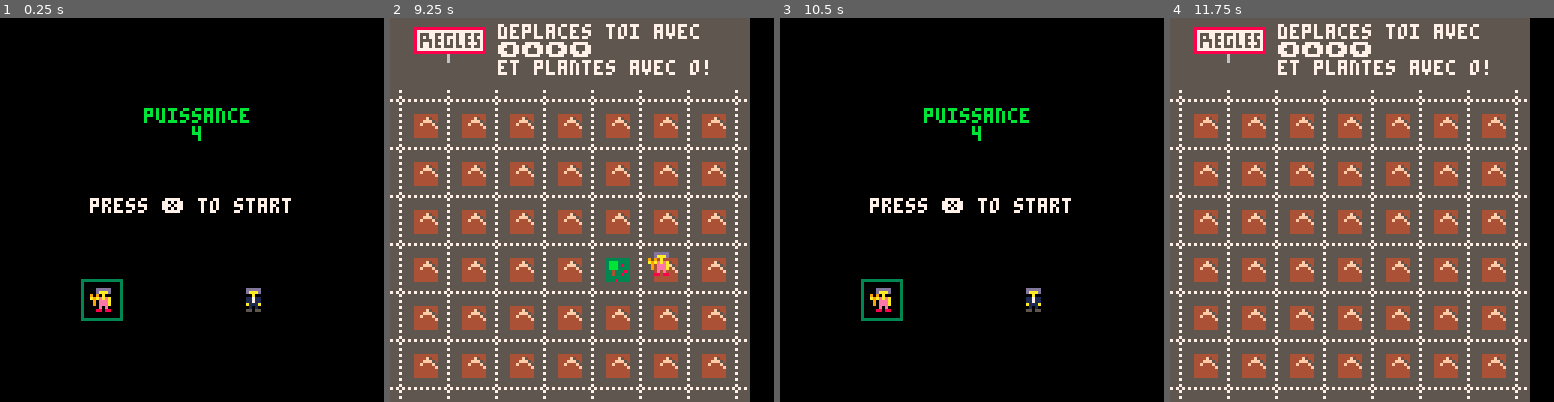
Above: before the commit, frames 1-4 (left to right).
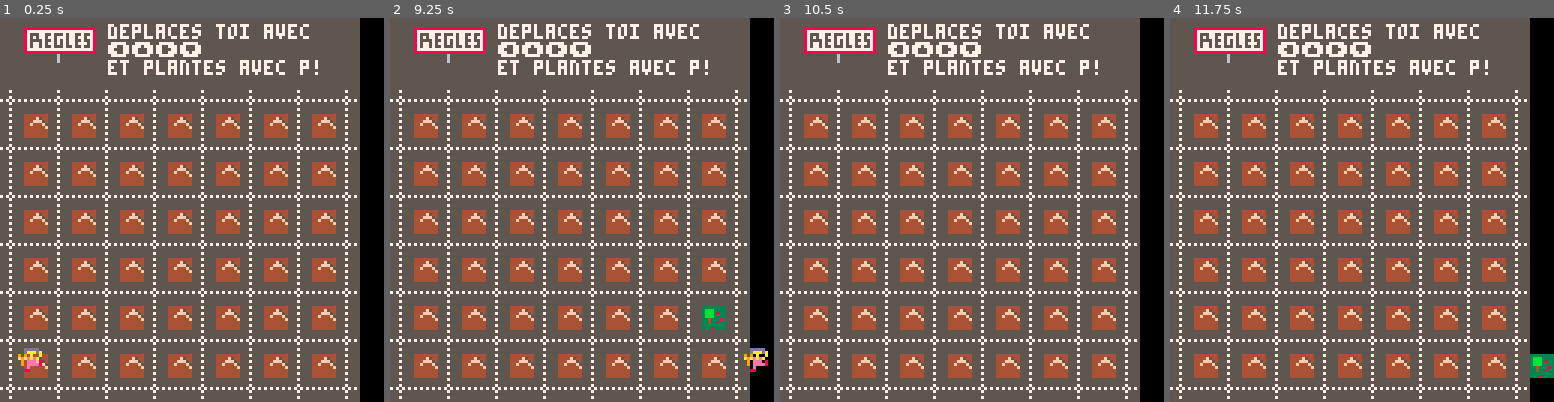
Above: after the commit, the same moments.

Repository: adatechschool/projet-collectif---pico-8-puissance4
Game: PICO-8 cartridge test 3.p8
The game is run twice, just before and just after one commit, with the same random seed, the same clock (stepped at 60 frames per second) and the same inputs.
Inputs:
- Up to frame 1 (0.25 s): no input
- Up to frame 2 (9.25 s): tap X (X key) at 0.33, 1.07, 1.85, 2.97, 4.08, 5.2, 6.32, 7.43, 8.55 s; tap O (Z key) at 0.7, 1.7, 2.1, 2.5, 2.9, 3.3, 3.7, 4.1, 4.5, 4.9, 5.3, 5.7, 6.1, 6.5, 6.9, 7.3, 7.7, 8.1, 8.5, 8.9 s; hold Right 1.6-2.1 s; hold P2 Left 1.6-2.1 s; hold Up 2.15-2.42 s; hold P2 Down 2.15-2.42 s; hold Right 2.47-3.03 s; hold P2 Left 2.47-3.03 s; hold Left 3.08-3.58 s; hold P2 Right 3.08-3.58 s; hold Down 3.63-3.97 s; hold P2 Up 3.63-3.97 s; hold Right 4.02-4.68 s; hold P2 Left 4.02-4.68 s; hold Up 4.73-5.03 s; hold P2 Down 4.73-5.03 s; hold Left 5.08-5.68 s; hold P2 Right 5.08-5.68 s; hold Down 5.73-6.03 s; hold P2 Up 5.73-6.03 s; hold Right 6.08-6.58 s; hold P2 Left 6.08-6.58 s; hold Right 6.63-7.13 s; hold P2 Left 6.63-7.13 s; hold Up 7.18-7.45 s; hold P2 Down 7.18-7.45 s; hold Right 7.5-8.07 s; hold P2 Left 7.5-8.07 s; hold Left 8.12-8.62 s; hold P2 Right 8.12-8.62 s; hold Down 8.67-9 s; hold P2 Up 8.67-9 s; hold Right from 9.05 s (still down); hold P2 Left from 9.05 s (still down)
- Up to frame 3 (10.5 s): tap O (Z key) at 9.3, 9.7, 10.1 s; tap X (X key) at 9.67 s; release Right at 9.72 s; release P2 Left at 9.72 s; hold Up 9.77-10.07 s; hold P2 Down 9.77-10.07 s; hold Left from 10.12 s (still down); hold P2 Right from 10.12 s (still down)
- Up to frame 4 (11.75 s): tap O (Z key) every 0.4 s from 10.5 to 11.7 s; release Left at 10.72 s; release P2 Right at 10.72 s; hold Down 10.77-11.07 s; hold P2 Up 10.77-11.07 s; tap X (X key) at 10.78 s; hold Right 11.12-11.62 s; hold P2 Left 11.12-11.62 s

The runs differ from the first frame. In frame 1, 94% of the frame differs, in the area x 0-94%, y 0-100%; in frame 2, 1.2%; in frame 3, 94%; in frame 4, 0.4%.

Commit message:
implémentation menu et premiere version de planter

Diff:
--- a/test 3.p8
+++ b/test 3.p8
@@ -4,80 +4,34 @@
 --jeu
 
 function _init()
-	 scene="menu"
-	 objects={}
-	 o={x=0,y=0,sprite=85}
-	 p={x=6,y=110,sprite=73}
-	 if scene=="menu" then music(00)
-	 elseif scene=="game" then music (01)
-	 end
+scene="menu"
+draw_menu()
+selection_perso()
+music(03)
+create_player()
+o={x=0,y=0,sprite=85}
 end
 
 function _update()
-    if scene=="menu" then
-        update_menu()
-
-    elseif scene=="game" then
-        update_game()
-
-    end
+	player_movement()
+	animated_movement()
+	create_object()
 end
 
 function _draw()
-    if scene=="menu" then
-        draw_menu()
-    elseif scene=="game" then
-        draw_game()
-    end
-end
-
-function update_game()
-    if btnp(❎) then
-        scene="menu"
-    end
- player_movement()
-	animated_movement()
-	create_garden()
-end
-
-function draw_game()
-		 cls()
-			draw_map()
-			draw_player()
-			draw_garden()
-end
-
------old
-
---function _init()
---scene="menu"
---draw_menu()
---selection_perso()
---music(03)
---end
-
---o={x=0,y=0,sprite=85}
---p={x=6,y=110,sprite=73}
-
---function _update()
---	player_movement()
---	animated_movement()
---	create_object()
---end
-
---function _draw()
---	cls()
---	draw_map()
---	draw_player()
---	draw_object()
---end
+	cls()
+	draw_map()
+	draw_player()
+	draw_object()
+end
+
 
 -->8
 --map
 
 function draw_map()
 map(0,0,0,0,64,64)
-print("deplaces toi avec\n⬅️⬆️➡️⬇️\net plantes avec o!",36,2)
+print("deplaces toi avec\n⬅️⬆️➡️⬇️\net plantes avec p!",36,2)
 end
 
 --function next_tile(x,y)
@@ -114,6 +68,10 @@
 end
 end
 
+--function planter(p.x,p.y)
+--next_tile(x,y)
+--music(0)
+--end
 -->8
 -- messages
 
@@ -137,31 +95,21 @@
 -->8
 --objets
 
-function create_garden()
-if (btn(4,0)) -- c'est la touche "w"
+--constantes
+--t=true
+--f=false
+
+function create_object()
+if (btn(❎))
 then o={x=(p.x+2),y=(p.y+2),sprite=105}
 end
 end
 
-function draw_garden(x,y)
+function draw_object(x,y)
 spr(o.sprite,o.x,o.y)
 end
-
------pour player 2 :
-
---function create_building()
---if (btn(4,1)) -- c'est la touche "w"
---then o={x=(p.x+2),y=(p.y+2),sprite=121}
---end
---end
 -->8
 --menu
-
-function update_menu()
-    if btnp(❎) then
-        scene="game"
-    end
-end
 
 function draw_menu()
 cls()
@@ -172,11 +120,11 @@
 spr(89,80,90)
 end
 
---function selection_perso()
--- if btnp(❎)
---		then create_player()
---	end
---end
+function selection_perso()
+ if btnp(❎)
+		then _update()
+ end
+end
 
 --function update_game()
 -- if btnp(❎)
--- a/test puissance4.p8
+++ /dev/null
@@ -1,163 +0,0 @@
-pico-8 cartridge // http://www.pico-8.com
-version 29
-__lua__
---jeu
-
-function _init()
-create_player()
-music(03)
-end
-
-
-function _update()
-if (btn(➡️)) p.x+=1
-if (btn(⬅️)) p.x-=1
-if (btn(⬇️)) p.y+=1
-if (btn(⬆️)) p.y-=1
-end
-
-
-function _draw()
-cls()
-draw_map()
-draw_player()
-end
-
-
-
--->8
---map
-
-function draw_map()
-map(0,0,0,0,64,64)
-end
-
--->8
---perso
-
-function create_player()
-p={
- x=3,
- y=3,
- sprite=64
- }
-end
-
-function draw_player()
-spr( p.sprite,p.x,p.y)
-end
-…(42 lines of a section not shown)…
-__gff__
-0000000000000001010101000000000000000000000000010101010000000000000000000000000000000000000000000000000000000000000000000000000000000000000000000000000000000000000000000000000000000000000000000000000000000000000000000000000000000000000000000000000000000000
-0000000000000000000000000000000000000000000000000000000000000000000000000000000000000000000000000000000000000000000000000000000000000000000000000000000000000000000000000000000000000000000000000000000000000000000000000000000000000000000000000000000000000000
-__map__
-0b0b0b0b0b0b0b0b0b0b0b0b0b0b0b0b0b0b0b0b0b0b0b0b0b0b0b0b0b0b0b0b0b0b0b0b0b0b0b0b0b0b0b0b0b0b0b0b0b0b0b0b0b0b0000000000000000000000000000000000000000000000000000000000000000000000000000000000000000000000000000000000000000000000000000000000000000000000000000
-0b0b0b0b0b0b0b0b0b0b0b0b0b0b0b0b0b0b0b0b0b0b0b0b0b0b0b0b0b0b0b0b0b0b0b0b0b0b0b0b0b0b0b0b0b0b0b0b0b0b0b0b0b0b0000000000000000000000000000000000000000000000000000000000000000000000000000000000000000000000000000000000000000000000000000000000000000000000000000
-0b0b0b0b0b0b0b0b0b0b0b0b0b0b0b0b0b0b0b0b0b0b0b0b0b0b0b0b0b0b0b0b0b0b0b0b0b0b0b0b0b0b0b0b0b0b0b0b0b0b0b0b0b0b0000000000000000000000000000000000000000000000000000000000000000000000000000000000000000000000000000000000000000000000000000000000000000000000000000
-0b0b0b0b0b0b0b0b0b0b0b0b0b0b0b0b0b0b0b0b0b0b0b0b0b0b0b0b0b0b0b0b0b0b0b0b0b0b0b0b0b0b0b0b0b0b0b0b0b0b0b0b0b0b0000000000000000000000000000000000000000000000000000000000000000000000000000000000000000000000000000000000000000000000000000000000000000000000000000
-0b0b0b0b0b0b0b0b0b0b0b0b0b0b0b0b0b0b0b0b0b0b0b0b0b0b0b0b0b0b0b0b0b0b0b0b0b0b0b0b0b0b0b0b0b0b0b0b0b0b0b0b0b0b0000000000000000000000000000000000000000000000000000000000000000000000000000000000000000000000000000000000000000000000000000000000000000000000000000
-0b0b0b0b0b0b0b0b0b0b0b0b0b0b0b0b0b0b0b0b0b0b0b0b0b0b0b0b0b0b0b0b0b0b0b0b0b0b0b0b0b0b0b0b0b0b0b0b0b0b0b0b0b0b0000000000000000000000000000000000000000000000000000000000000000000000000000000000000000000000000000000000000000000000000000000000000000000000000000
-0b0b0b0b0b0b0b0b0b0b0b0b0b0b0b0b0b0b0b0b0b0b0b0b0b0b0b0b0b0b030b0b0b0b0b0b0b0b0b0b0b0b0b0b0b0b0b0b0b0b0b0b0b0000000000000000000000000000000000000000000000000000000000000000000000000000000000000000000000000000000000000000000000000000000000000000000000000000
-0b0b0b0b0b0b0b0b0b0b0b0b0b0b0b0b0b0b0b0b0b0b0b0b0b0b0b0b0b0b030b0b0b0b0b0b0b0b0b0b0b0b0b0b0b0b0b0b0b0b0b0b0b0000000000000000000000000000000000000000000000000000000000000000000000000000000000000000000000000000000000000000000000000000000000000000000000000000
-0b0b0b0b0b0b0b0b0b0b0b0b0b0b0b0b0b0b0b0b0b0b0b0b0b0b0b0b0b030303030b0b0b0b0b0b0b0b0b0b0b0b0b0b0b0b0b0b0b0b0b0000000000000000000000000000000000000000000000000000000000000000000000000000000000000000000000000000000000000000000000000000000000000000000000000000
-0b0b0b0b0b0b0b0b0b0b0b0b0b0b0b0b0b0b0b0b0b0b0b0b0b0b0b0b0b0b030b0b0b0b0b0b0b0b0b0b0b0b0b0b0b0b0b0b0b0b0b0b0b0000000000000000000000000000000000000000000000000000000000000000000000000000000000000000000000000000000000000000000000000000000000000000000000000000
-0b0b0b0b0b0b0b0b0b0b0b0b0b0b0b0b0b0b0b0b0b0b0b0b0b0b0b0b0b030b0b0b0b0b0b0b0b0b0b0b0b0b0b0b0b0b0b0b0b0b0b0b0b0000000000000000000000000000000000000000000000000000000000000000000000000000000000000000000000000000000000000000000000000000000000000000000000000000
-0b0b0b0b0b0b0b0b0b0b0b0b0b0b0b0b0b0b0b0b0b0b0b0b0b0b0b0b0b030b0b0b0b0b0b0b0b0b0b0b0b0b0b0b0b0b0b0b0b0b0b0b0b0000000000000000000000000000000000000000000000000000000000000000000000000000000000000000000000000000000000000000000000000000000000000000000000000000
-0b0b0b0b0b0b0b0b0b0b0b0b0b0b0b030b0b0b0b0b0b0b0b0b0b0b0b0b030b0b0b0b0b0b0b0b0b0b0b0b0b0b0b0b0b0b0b0b0b0b0b0b0000000000000000000000000000000000000000000000000000000000000000000000000000000000000000000000000000000000000000000000000000000000000000000000000000
-0b0b0b0b0b0b0b0b0b0b0b0b0b0b0b0b03030b0b0b0b0b0b0b0b0b0b0b030b0b0b0b0b0b0b0b0b0b0b0b0b0b0b0b0b0b0b0b0b0b0b0b0000000000000000000000000000000000000000000000000000000000000000000000000000000000000000000000000000000000000000000000000000000000000000000000000000
-0b0b0b0b0b0b0b0b0b0b0b0b0b0b0b0b0b0b030b0b0b0b0b0b0b0b0b0b0b0b0b0b0b0b0b0b0b0b0b0b0b0b0b0b0b0b0b0b0b0b0b0b0b0000000000000000000000000000000000000000000000000000000000000000000000000000000000000000000000000000000000000000000000000000000000000000000000000000
-0b0b0b0b0b0b0b0b0b0b0b0b0b0b0b0b0b0b0b03030b0b0b0b0b0b0b0b0b0b0b0b0b0b0b0b0b0b0b0b0b0b0b0b0b0b0b0b0b0b0b0b0b0000000000000000000000000000000000000000000000000000000000000000000000000000000000000000000000000000000000000000000000000000000000000000000000000000
-0b0b0b0b0b0b0b0b0b0b0b0b0b0b0b0b0b0b0b0b0b030b0b0b0b0b0b0b0b0b0b0b0b0b0b0b0b0b0b0b0b0b0b0b0b0b0b0b0b0b0b0b0b0000000000000000000000000000000000000000000000000000000000000000000000000000000000000000000000000000000000000000000000000000000000000000000000000000
-0b0b0b0b0b0b0b0b0b0b0b0b0b0b0b0b0b0b0b0b0b0b0b0b0b0b0b0b0b0b0b0b0b0b0b0b0b0b0b0b0b0b0b0b0b0b0b0b0b0b0b0b0b0b0000000000000000000000000000000000000000000000000000000000000000000000000000000000000000000000000000000000000000000000000000000000000000000000000000
-0b0b0b0b0b0b0b0b0b0b0b0b0b0b0b0b0b0b0b0b0b0b0b0b0b0b0b0b0b0b0b0b0b0b0b0b0b0b0b0b0b0b0b0b0b0b0b0b0b0b0b0b0b0b0000000000000000000000000000000000000000000000000000000000000000000000000000000000000000000000000000000000000000000000000000000000000000000000000000
-0b0b0b0b0b0b0b0b0b0b0b0b0b0b0b0b0b0b0b0b0b0b0b0b0b0b0b0b0b0b0b0b0b0b0b0b0b0b0b0b0b0b0b0b0b0b0b0b0b0b0b0b0b0b0000000000000000000000000000000000000000000000000000000000000000000000000000000000000000000000000000000000000000000000000000000000000000000000000000
-…(49 lines of a section not shown)…
Not shown, changed: the music (__music__) section of test 3.p8
Not shown, changed: the sound effects (__sfx__) section of test 3.p8
Not shown, changed: 41 lines of the sprite sheet (__gfx__) section of test puissance4.p8
Not shown, changed: the music (__music__) section of test puissance4.p8
Not shown, changed: the sound effects (__sfx__) section of test puissance4.p8
Not shown, added: .DS_Store
